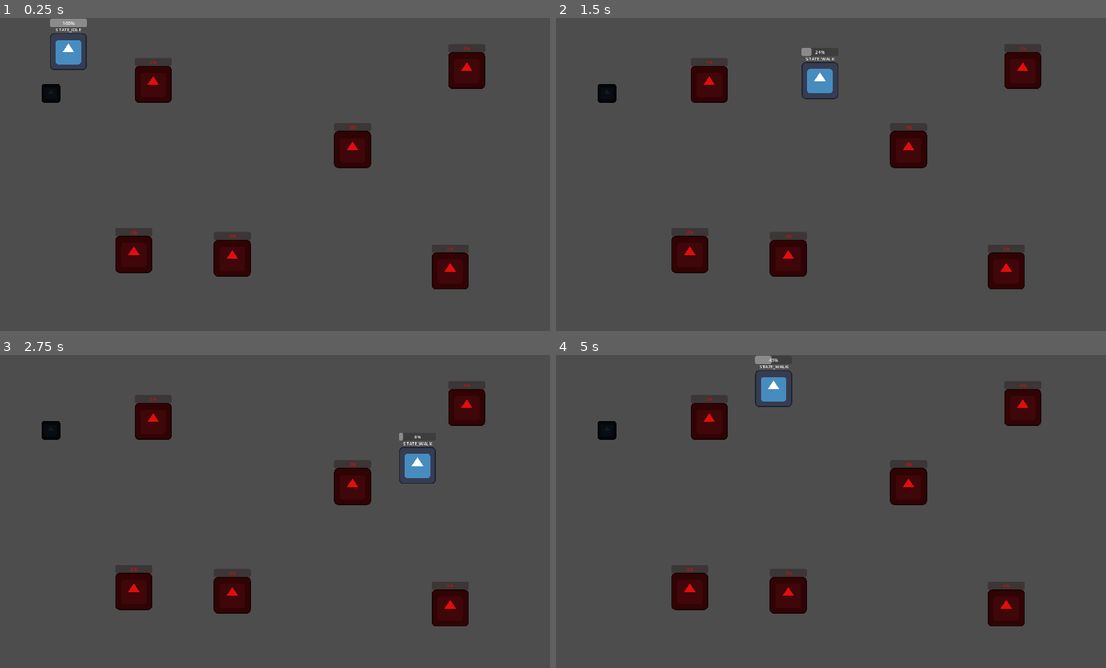
Above: before the commit, frames 1-4 (two rows, left to right).
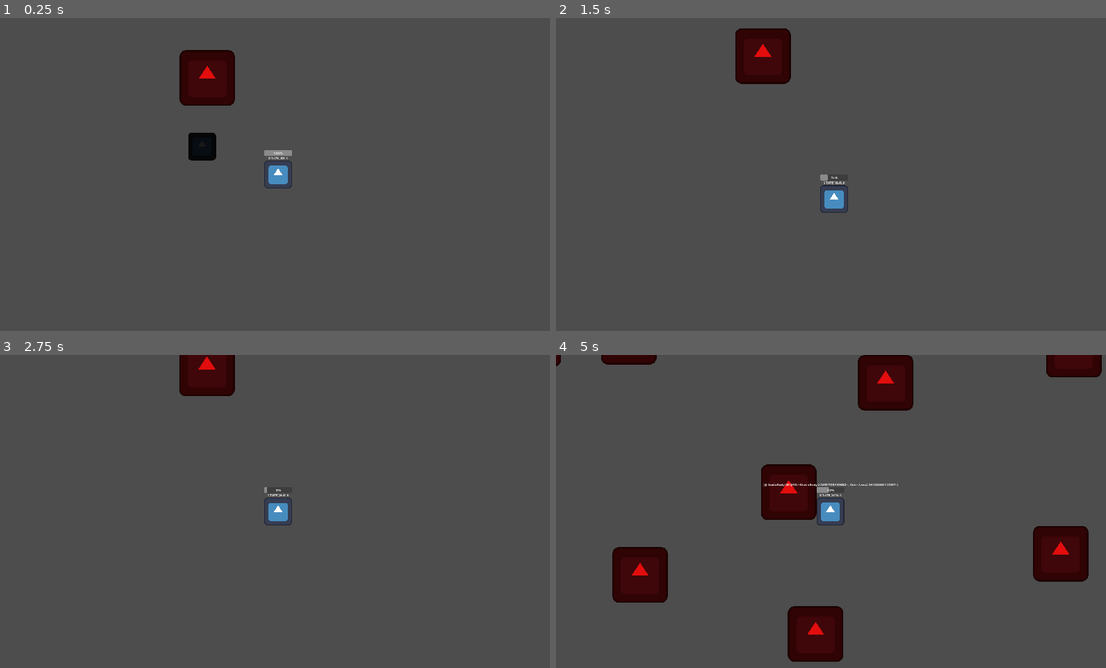
Above: after the commit, the same moments.

Repository: cjPoledo/game-willow
Game: Godot game, scene res://levels/main_level.tscn
Same seed, same stepped clock (60 frames per second), same inputs: the game is played once before the commit and once after it. Before the commit the project starts from res://test_scene.tscn. The engine's default icon, where the game draws it, is replaced by a stand-in: a white triangle on a blue panel in a dark square.
Inputs (mouse positions are in pixels of both pictures, inside the frame that each line leads up to):
- Up to frame 1 (0.25 s): no input
- Up to frame 2 (1.5 s): move the mouse to (957, 158) at 0.52 s; hold D (right) 0.53-1.28 s; hold Shift (run) 0.53-1.28 s; click (957, 158) at 0.6 s; move the mouse to (721, 190) at 1.27 s; hold S (down) from 1.28 s (still down); tap Shift (run) at 1.35 s
- Up to frame 3 (2.75 s): click (165, 527) at 1.55 s; move the mouse to (335, 442) at 2.02 s; release S (down) at 2.03 s; hold D (right) from 2.03 s (still down); hold Shift (run) from 2.03 s (still down); click (335, 442) at 2.1 s
- Up to frame 4 (5 s): move the mouse to (809, 574) at 2.77 s; release D (right) at 2.78 s; release Shift (run) at 2.78 s; hold W (up) 2.78-3.53 s; tap Shift (run) at 2.85, 4.35 s; click (809, 574) at 3.05 s; move the mouse to (1001, 558) at 3.52 s; hold Shift (run) 3.53-4.28 s; hold A (left) from 3.53 s (still down); click (1001, 558) at 3.6 s; move the mouse to (666, 464) at 4.27 s; click (666, 464) at 4.55 s

The runs differ from the first frame. In frame 1, 8.2% of the frame differs, in the area x 7-89%, y 0-87%; in frame 2, 7.6%; in frame 3, 7.1%; in frame 4, 16%, in the area x 0-100%, y 0-98%.

Commit message:
added gameplay loop prototype and some assets

Diff:
--- a/entities/cat.gd
+++ b/entities/cat.gd
@@ -1,19 +1,61 @@
 extends Area2D
 
-var player = null
+@export var speed := 800
 
-func interact(value):
-	print("you win")
-	player.set_can_interact(false, null)
-	$CollisionShape2D.disabled = true
+@onready var nav := $NavigationAgent2D
+
+var can_be_picked = false
+var mouse_hovered = false
+var finished = true
+var hide_spots := []
+var last_hide_spot: Node2D = null
+
+func start_movement():
+	pick_new_target()
+
+func _input(event):
+	if Input.is_action_just_pressed("interact") \
+	and can_be_picked and mouse_hovered:
+		print("you win")
+		finished = true
+		$CollisionShape2D.disabled = true
+
+func _physics_process(delta):
+	if not finished:
+		var direction = (nav.get_next_path_position() - position).normalized()
+		translate(direction * speed * delta)
+
+func _on_mouse_entered():
+	mouse_hovered = true
+
+
+func _on_mouse_exited():
+	mouse_hovered = false
+
+func set_can_be_picked(value):
+	can_be_picked = value
+
+
+func pick_new_target():
+	if last_hide_spot:
+		last_hide_spot.cat = null
+	if not hide_spots.is_empty():
+		var new_target = hide_spots.pick_random()
+		while nav.target_position.distance_squared_to(new_target) <= 200:
+			new_target = hide_spots.pick_random()
+		nav.target_position = new_target + Vector2(randi_range(-10, 10), randi_range(-10, 10)) # to randomize which side the cat enters
+		finished = false
+		visible = true
+
+
+func _on_navigation_agent_2d_navigation_finished():
+	finished = true
+	visible = false
+	position = last_hide_spot.position + Vector2(randi_range(-50, 50), randi_range(-50, 50))
+
 
 func _on_body_entered(body):
-	if body.name == "Player":
-		body.set_can_interact(true, self)
-		player = body
-
-
-func _on_body_exited(body):
-	if body.name == "Player":
-		body.set_can_interact(false, null)
-		player = null
+	if body.is_in_group("hide_spot"):
+		last_hide_spot = body
+		body.cat = self
+		body.cat_stay = randf_range(0, 3)
--- a/entities/cat.tscn
+++ b/entities/cat.tscn
@@ -6,7 +6,7 @@
 [sub_resource type="CircleShape2D" id="CircleShape2D_uhytg"]
 radius = 32.0
 
-[node name="Cat" type="Area2D"]
+[node name="Cat" type="Area2D" groups=["cat"]]
 collision_layer = 2
 collision_mask = 5
 script = ExtResource("1_7tite")
@@ -19,5 +19,9 @@
 [node name="CollisionShape2D" type="CollisionShape2D" parent="."]
 shape = SubResource("CircleShape2D_uhytg")
 
+[node name="NavigationAgent2D" type="NavigationAgent2D" parent="."]
+
 [connection signal="body_entered" from="." to="." method="_on_body_entered"]
-[connection signal="body_exited" from="." to="." method="_on_body_exited"]
+[connection signal="mouse_entered" from="." to="." method="_on_mouse_entered"]
+[connection signal="mouse_exited" from="." to="." method="_on_mouse_exited"]
+[connection signal="navigation_finished" from="NavigationAgent2D" to="." method="_on_navigation_agent_2d_navigation_finished"]
--- a/entities/hide_spot.gd
+++ b/entities/hide_spot.gd
@@ -1,38 +1,58 @@
-extends Area2D
+extends StaticBody2D
 
 const RED = Color(0.89, 0.0534, 0.0534, 1)
+const LRED = Color(0.94, 0.145, 0.056, 1)
 const GREEN = Color(0.2079, 0.77, 0.2266, 1)
 
+@onready var anim_player = $AnimationPlayer
+
 var elapsed_time = 0
+var can_be_picked = false
+var mouse_hovered = false
 var interacting = false
-var player = null
+var cat: Node2D = null
+var cat_stay := 3
 
 # Called when the node enters the scene tree for the first time.
 func _ready():
 	$Sprite2D.modulate = RED
 
-func _physics_process(delta):
-	if interacting:
-		elapsed_time += delta
-		$Sprite2D/ProgressBar.value = snapped(elapsed_time, 0.01)
-
-func interact(value):
-	interacting = value
-
-func _on_progress_bar_value_changed(value):
-	if value == $Sprite2D/ProgressBar.max_value:
-		$Sprite2D.modulate = GREEN
-		player.set_can_interact(false, null)
-		$CollisionShape2D.disabled = true
+func _input(event):
+	if Input.is_action_just_pressed("interact") \
+	and can_be_picked and mouse_hovered:
+		interacting = true
+		anim_player.play("interacted")
 
 
-func _on_body_entered(body):
-	if body.name == "Player":
-		body.set_can_interact(true, self)
-		player = body
+func _physics_process(delta):
+	if can_be_picked and interacting:
+		if cat:
+			if cat_stay < elapsed_time:
+				cat.pick_new_target()
+				elapsed_time = 0
+			else:
+				elapsed_time += delta
+		else:
+			elapsed_time = 0
+	else:
+		if anim_player.is_playing():
+			anim_player.stop()
+		interacting = false
+		if not cat:
+			elapsed_time = 0
 
 
-func _on_body_exited(body):
-	if body.name == "Player":
-		body.set_can_interact(false, null)
-		player = null
+func _on_mouse_entered():
+	mouse_hovered = true
+	if can_be_picked:
+		$Sprite2D.modulate = LRED
+
+
+func _on_mouse_exited():
+	mouse_hovered = false
+	$Sprite2D.modulate = RED
+
+func set_can_be_picked(value):
+	can_be_picked = value
+	if mouse_hovered:
+		$Sprite2D.modulate = LRED
--- a/entities/hide_spot.tscn
+++ b/entities/hide_spot.tscn
@@ -6,27 +6,48 @@
 [sub_resource type="RectangleShape2D" id="RectangleShape2D_y8oce"]
 size = Vector2(128, 126)
 
-[node name="HideSpot" type="Area2D"]
+[sub_resource type="Animation" id="Animation_ehlpb"]
+resource_name = "interacted"
+length = 0.6
+loop_mode = 1
+tracks/0/type = "value"
+tracks/0/imported = false
+tracks/0/enabled = true
+tracks/0/path = NodePath("Sprite2D:scale")
+tracks/0/interp = 2
+tracks/0/loop_wrap = true
+tracks/0/keys = {
+"times": PackedFloat32Array(0, 0.3, 0.6),
+"transitions": PackedFloat32Array(1, 1, 1),
+"update": 0,
+"values": [Vector2(1, 1), Vector2(0.9, 0.9), Vector2(1, 1)]
+}
+
+[sub_resource type="AnimationLibrary" id="AnimationLibrary_ivdnr"]
+_data = {
+"interacted": SubResource("Animation_ehlpb")
+}
+
+[node name="HideSpot" type="StaticBody2D" groups=["hide_spot"]]
 collision_layer = 4
 collision_mask = 3
+input_pickable = true
 script = ExtResource("1_ug8k7")
 
 [node name="Sprite2D" type="Sprite2D" parent="."]
 texture = ExtResource("1_n60dk")
 
-[node name="ProgressBar" type="ProgressBar" parent="Sprite2D"]
-anchors_preset = 10
-anchor_right = 1.0
-offset_left = -64.0
-offset_top = -91.0
-offset_right = -64.0
-offset_bottom = -64.0
-grow_horizontal = 2
-max_value = 3.0
-
 [node name="CollisionShape2D" type="CollisionShape2D" parent="."]
 shape = SubResource("RectangleShape2D_y8oce")
 
-[connection signal="body_entered" from="." to="." method="_on_body_entered"]
-[connection signal="body_exited" from="." to="." method="_on_body_exited"]
-[connection signal="value_changed" from="Sprite2D/ProgressBar" to="." method="_on_progress_bar_value_changed"]
+[node name="AnimationPlayer" type="AnimationPlayer" parent="."]
+libraries = {
+"": SubResource("AnimationLibrary_ivdnr")
+}
+
+[node name="Label" type="Label" parent="."]
+offset_right = 40.0
+offset_bottom = 23.0
+
+[connection signal="mouse_entered" from="." to="." method="_on_mouse_entered"]
+[connection signal="mouse_exited" from="." to="." method="_on_mouse_exited"]
--- a/entities/player.gd
+++ b/entities/player.gd
@@ -1,30 +1,26 @@
 extends CharacterBody2D
 
-@export var speed = 300
-@export var run_speed = 900
+@export var speed = 500
+@export var run_speed = 1000
 @export var max_stam = 100
 @export var stam_consumption = 100
 @export var stam_regen = 50
 
 var curr_stam = max_stam
 var exhausted = false # for preventing running immediately after stam is 0
-var interact_lock = false # for preventing movement when just interacted
-var can_interact = false
-var interacted_object = null
+var interactables = []
 
 # states
 enum {
 	STATE_IDLE,
 	STATE_WALK,
-	STATE_RUN,
-	STATE_INTERACT
+	STATE_RUN
 }
 # debugging purposes, delete later
 enum states {
 	STATE_IDLE,
 	STATE_WALK,
-	STATE_RUN,
-	STATE_INTERACT
+	STATE_RUN
 }
 var curr_state = STATE_IDLE
 
@@ -33,9 +29,6 @@
 		STATE_IDLE:
 			if Input.is_action_just_released("run"):
 				exhausted = false
-			if Input.is_action_just_pressed("interact") and can_interact:
-				transition_state(STATE_INTERACT)
-				return # to not execute the code below
 			var input_dir = Input.get_vector("left", "right", "up", "down")
 			if input_dir != Vector2.ZERO:
 				if Input.is_action_pressed("run") and curr_stam > 0 and not exhausted:
@@ -47,9 +40,6 @@
 		STATE_WALK:
 			if Input.is_action_just_released("run"):
 				exhausted = false
-			if Input.is_action_just_pressed("interact") and can_interact:
-				transition_state(STATE_INTERACT)
-				return # to not execute the code below
 			var input_dir = Input.get_vector("left", "right", "up", "down")
 			if input_dir != Vector2.ZERO:
 				if Input.is_action_pressed("run") and curr_stam > 0 and not exhausted:
@@ -61,9 +51,6 @@
 			# idle state if no key pressed
 			transition_state(STATE_IDLE)
 		STATE_RUN:
-			if Input.is_action_just_pressed("interact") and can_interact:
-				transition_state(STATE_INTERACT)
-				return # to not execute the code below
 			var input_dir = Input.get_vector("left", "right", "up", "down")
 			if input_dir != Vector2.ZERO:
 				if Input.is_action_pressed("run") and curr_stam > 0:
@@ -74,24 +61,6 @@
 				return # return to not transition to idle
 			# idle state if no key pressed
 			transition_state(STATE_IDLE)
-		STATE_INTERACT:
-			if not can_interact:
-				transition_state(STATE_IDLE)
-				return
-			if interact_lock and Input.is_action_just_pressed("up") \
-				or Input.is_action_just_pressed("down") \
-				or Input.is_action_just_pressed("left") \
-				or Input.is_action_just_pressed("right"):
-				interact_lock = false
-			if not interact_lock:
-				var input_dir = Input.get_vector("left", "right", "up", "down")
-				if input_dir != Vector2.ZERO:
-					if Input.is_action_pressed("run") and curr_stam > 0:
-						velocity = input_dir * run_speed
-						transition_state(STATE_RUN)
-					else:
-						velocity = input_dir * speed
-						transition_state(STATE_WALK)
 
 func _physics_process(delta):
 	handle_input()
@@ -104,8 +73,6 @@
 		STATE_RUN:
 			curr_stam -= stam_consumption * delta
 			move_and_slide()
-		STATE_INTERACT:
-			curr_stam += stam_regen * delta
 	curr_stam = clamp(snapped(curr_stam, 0.01), 0, max_stam)
 
 	$Sprite2D/Label.text = str(states.keys()[curr_state])
@@ -121,9 +88,6 @@
 		STATE_RUN:
 			if curr_stam == 0:
 				exhausted = true
-		STATE_INTERACT:
-			if can_interact:
-				interacted_object.interact(false)
 
 	# enter
 	match state_to:
@@ -133,17 +97,43 @@
 			pass
 		STATE_RUN:
 			pass
-		STATE_INTERACT:
-			interacted_object.interact(true)
-			interact_lock = true
 	curr_state = state_to
-
-func set_can_interact(value, object):
-	can_interact = value
-	$Sprite2D/Label2.visible = value
-	interacted_object = object
 
 
 func _on_progress_bar_value_changed(value):
 	if value == $Sprite2D/ProgressBar.max_value:
 		exhausted = false
+
+
+func _on_scan_area_area_entered(area):
+	if area.is_in_group("cat"):
+		interactables.append(area)
+		area.set_can_be_picked(true)
+		$Sprite2D/Label2.visible = true
+		$Sprite2D/Label2.text = str(interactables)
+
+
+func _on_scan_area_area_exited(area):
+	if area.is_in_group("cat"):
+		interactables.erase(area)
+		area.set_can_be_picked(false)
+		$Sprite2D/Label2.text = str(interactables)
+		if interactables.is_empty():
+			$Sprite2D/Label2.visible = false
+
+
+func _on_scan_area_body_entered(body):
+	if body.is_in_group("hide_spot"):
+		interactables.append(body)
+		body.set_can_be_picked(true)
+		$Sprite2D/Label2.visible = true
+		$Sprite2D/Label2.text = str(interactables)
+
+
+func _on_scan_area_body_exited(body: Node2D):
+	if body.is_in_group("hide_spot"):
+		interactables.erase(body)
+		body.set_can_be_picked(false)
+		$Sprite2D/Label2.text = str(interactables)
+		if interactables.is_empty():
+			$Sprite2D/Label2.visible = false
--- a/entities/player.tscn
+++ b/entities/player.tscn
@@ -1,10 +1,13 @@
-[gd_scene load_steps=4 format=3 uid="uid://bfm304rxqx24q"]
+[gd_scene load_steps=5 format=3 uid="uid://bfm304rxqx24q"]
 
 [ext_resource type="Script" path="res://entities/player.gd" id="1_6nvth"]
 [ext_resource type="Texture2D" uid="uid://djihwxddyt0j6" path="res://icon.svg" id="1_sxtih"]
 
 [sub_resource type="CircleShape2D" id="CircleShape2D_jc1wd"]
-radius = 63.1269
+radius = 32.0
+
+[sub_resource type="CircleShape2D" id="CircleShape2D_ktv7d"]
+radius = 64.0
 
 [node name="Player" type="CharacterBody2D"]
 collision_mask = 14
@@ -12,6 +15,7 @@
 script = ExtResource("1_6nvth")
 
 [node name="Sprite2D" type="Sprite2D" parent="."]
+scale = Vector2(0.5, 0.5)
 texture = ExtResource("1_sxtih")
 
 [node name="Label" type="Label" parent="Sprite2D"]
@@ -51,4 +55,19 @@
 [node name="CollisionShape2D" type="CollisionShape2D" parent="."]
 shape = SubResource("CircleShape2D_jc1wd")
 
+[node name="ScanArea" type="Area2D" parent="."]
+collision_layer = 16
+collision_mask = 6
+
+[node name="CollisionShape2D" type="CollisionShape2D" parent="ScanArea"]
+shape = SubResource("CircleShape2D_ktv7d")
+
+[node name="Camera2D" type="Camera2D" parent="."]
+zoom = Vector2(1.5, 1.5)
+position_smoothing_enabled = true
+
 [connection signal="value_changed" from="Sprite2D/ProgressBar" to="." method="_on_progress_bar_value_changed"]
+[connection signal="area_entered" from="ScanArea" to="." method="_on_scan_area_area_entered"]
+[connection signal="area_exited" from="ScanArea" to="." method="_on_scan_area_area_exited"]
+[connection signal="body_entered" from="ScanArea" to="." method="_on_scan_area_body_entered"]
+[connection signal="body_exited" from="ScanArea" to="." method="_on_scan_area_body_exited"]
--- /dev/null
+++ b/levels/main_level.gd
@@ -0,0 +1,33 @@
+extends Node2D
+
+const ENDPOINT = Vector2(1920, 1080)
+
+@export var init_obstacles := 10
+@export var obs_safe_radius := 150
+
+@onready var nav_region := $NavigationRegion2D
+@onready var cat := $Cat
+
+var obstacles := []
+var obstacle_scene := preload("res://entities/hide_spot.tscn")
+
+func _ready():
+	for i in init_obstacles:
+		var obstacle_instance = obstacle_scene.instantiate()
+
+		var looking_for_pos = true
+		# check if obstacle is close to edge or other obstacles
+		while looking_for_pos:
+			obstacle_instance.position = Vector2(randi_range(obs_safe_radius, ENDPOINT.x - obs_safe_radius), \
+												 randi_range(obs_safe_radius, ENDPOINT.y - obs_safe_radius))
+			looking_for_pos = false
+			for obs in obstacles:
+				if obstacle_instance.position.distance_to(obs.position) < obs_safe_radius:
+					looking_for_pos = true
+					break
+
+		obstacles.append(obstacle_instance)
+		nav_region.add_child(obstacle_instance)
+		cat.hide_spots.append(obstacle_instance.position)
+	nav_region.bake_navigation_polygon()
+	cat.start_movement()
--- /dev/null
+++ b/levels/main_level.tscn
@@ -0,0 +1,63 @@
+[gd_scene load_steps=7 format=3 uid="uid://ctcxs23udrkq2"]
+
+[ext_resource type="Script" path="res://levels/main_level.gd" id="1_xq1nc"]
+[ext_resource type="PackedScene" uid="uid://3pn3hiqsf15c" path="res://entities/cat.tscn" id="2_my8we"]
+[ext_resource type="PackedScene" uid="uid://bfm304rxqx24q" path="res://entities/player.tscn" id="3_hvy1r"]
+
+[sub_resource type="NavigationPolygon" id="NavigationPolygon_oywbk"]
+outlines = Array[PackedVector2Array]([PackedVector2Array(0, 0, 1920, 0, 1920, 1080, 0, 1080)])
+source_geometry_group_name = &"navigation_polygon_source_group"
+
+[sub_resource type="RectangleShape2D" id="RectangleShape2D_4nger"]
+size = Vector2(20, 1080)
+
+[sub_resource type="RectangleShape2D" id="RectangleShape2D_4bvbf"]
+size = Vector2(1920, 20)
+
+[node name="MainLevel" type="Node2D"]
+script = ExtResource("1_xq1nc")
+
+[node name="NavigationRegion2D" type="NavigationRegion2D" parent="."]
+navigation_polygon = SubResource("NavigationPolygon_oywbk")
+
+[node name="LBorder" type="StaticBody2D" parent="NavigationRegion2D"]
+position = Vector2(0, 540)
+collision_layer = 8
+collision_mask = 3
+metadata/_edit_group_ = true
+
+[node name="CollisionShape2D" type="CollisionShape2D" parent="NavigationRegion2D/LBorder"]
+shape = SubResource("RectangleShape2D_4nger")
+
+[node name="RBorder" type="StaticBody2D" parent="NavigationRegion2D"]
+position = Vector2(1920, 540)
+collision_layer = 8
+collision_mask = 3
+metadata/_edit_group_ = true
+
+[node name="CollisionShape2D" type="CollisionShape2D" parent="NavigationRegion2D/RBorder"]
+shape = SubResource("RectangleShape2D_4nger")
+
+[node name="TBorder" type="StaticBody2D" parent="NavigationRegion2D"]
+position = Vector2(960, 0)
+collision_layer = 8
+collision_mask = 3
+metadata/_edit_group_ = true
+
+[node name="CollisionShape2D" type="CollisionShape2D" parent="NavigationRegion2D/TBorder"]
+shape = SubResource("RectangleShape2D_4bvbf")
+
+[node name="BBorder" type="StaticBody2D" parent="NavigationRegion2D"]
+position = Vector2(960, 1080)
+collision_layer = 8
+collision_mask = 3
+metadata/_edit_group_ = true
+
+[node name="CollisionShape2D" type="CollisionShape2D" parent="NavigationRegion2D/BBorder"]
+shape = SubResource("RectangleShape2D_4bvbf")
+
+[node name="Cat" parent="." instance=ExtResource("2_my8we")]
+position = Vector2(1877, 931)
+
+[node name="Player" parent="." instance=ExtResource("3_hvy1r")]
+position = Vector2(1877, 931)
--- a/project.godot
+++ b/project.godot
@@ -11,7 +11,7 @@
 [application]
 
 config/name="game-willow"
-run/main_scene="res://test_scene.tscn"
+run/main_scene="res://levels/main_level.tscn"
 config/features=PackedStringArray("4.2", "GL Compatibility")
 config/icon="res://icon.svg"
 
@@ -73,6 +73,8 @@
 2d_physics/layer_2="cat"
 2d_physics/layer_3="obstacles"
 2d_physics/layer_4="border"
+2d_physics/layer_5="player_scan"
+2d_physics/layer_6="obstacle_overlap_scan"
 
 [rendering]
 
--- a/test_scene.tscn
+++ b/test_scene.tscn
@@ -1,8 +1,14 @@
-[gd_scene load_steps=6 format=3 uid="uid://dl8gj0fo2wvu5"]
+[gd_scene load_steps=7 format=3 uid="uid://dl8gj0fo2wvu5"]
 
 [ext_resource type="PackedScene" uid="uid://bfm304rxqx24q" path="res://entities/player.tscn" id="1_66hte"]
 [ext_resource type="PackedScene" uid="uid://bgahk4af8jwg7" path="res://entities/hide_spot.tscn" id="2_t25tu"]
 [ext_resource type="PackedScene" uid="uid://3pn3hiqsf15c" path="res://entities/cat.tscn" id="3_4yo52"]
+
+[sub_resource type="NavigationPolygon" id="NavigationPolygon_y2rmk"]
+vertices = PackedVector2Array(603, 302, 1537, 254, 1685, 254, 1291, 381, 1143, 381, 1628, 946, 1900, 1060, 20, 1060, 1480, 946, 876, 902, 1480, 800, 728, 902, 536, 889, 388, 889, 1685, 108, 1900, 20, 20, 20, 1537, 108, 1628, 800, 1291, 527, 388, 743, 1143, 527, 876, 756, 728, 756, 536, 743, 603, 156, 455, 156, 455, 302)
+polygons = Array[PackedInt32Array]([PackedInt32Array(0, 1, 2, 3, 4), PackedInt32Array(5, 6, 7, 8), PackedInt32Array(8, 7, 9, 10), PackedInt32Array(11, 9, 7), PackedInt32Array(12, 11, 7, 13), PackedInt32Array(2, 14, 15, 6), PackedInt32Array(16, 15, 14, 17), PackedInt32Array(2, 6, 5, 18), PackedInt32Array(19, 3, 2, 18, 10), PackedInt32Array(13, 7, 16, 20), PackedInt32Array(21, 19, 10, 9, 22), PackedInt32Array(23, 11, 12, 24, 0), PackedInt32Array(1, 0, 25, 17), PackedInt32Array(16, 17, 25, 26), PackedInt32Array(20, 16, 26, 27), PackedInt32Array(24, 20, 27, 0), PackedInt32Array(22, 23, 0, 4, 21)])
+outlines = Array[PackedVector2Array]([PackedVector2Array(0, 0, 1918, -2, 1921, 1074, -6, 1080)])
+source_geometry_group_name = &"navigation_polygon_source_group"
 
 [sub_resource type="RectangleShape2D" id="RectangleShape2D_1siok"]
 size = Vector2(20, 1080)
@@ -12,62 +18,65 @@
 
 [node name="TestScene" type="Node2D"]
 
-[node name="Player" parent="." instance=ExtResource("1_66hte")]
-position = Vector2(236, 116)
+[node name="NavigationRegion2D" type="NavigationRegion2D" parent="."]
+navigation_polygon = SubResource("NavigationPolygon_y2rmk")
 
-[node name="HideSpot" parent="." instance=ExtResource("2_t25tu")]
+[node name="HideSpot" parent="NavigationRegion2D" instance=ExtResource("2_t25tu")]
 position = Vector2(529, 229)
 
-[node name="HideSpot2" parent="." instance=ExtResource("2_t25tu")]
+[node name="HideSpot2" parent="NavigationRegion2D" instance=ExtResource("2_t25tu")]
 position = Vector2(462, 816)
 
-[node name="HideSpot6" parent="." instance=ExtResource("2_t25tu")]
+[node name="HideSpot6" parent="NavigationRegion2D" instance=ExtResource("2_t25tu")]
 position = Vector2(802, 829)
 
-[node name="HideSpot3" parent="." instance=ExtResource("2_t25tu")]
+[node name="HideSpot3" parent="NavigationRegion2D" instance=ExtResource("2_t25tu")]
 position = Vector2(1217, 454)
 
-[node name="HideSpot4" parent="." instance=ExtResource("2_t25tu")]
+[node name="HideSpot4" parent="NavigationRegion2D" instance=ExtResource("2_t25tu")]
 position = Vector2(1611, 181)
 
-[node name="HideSpot5" parent="." instance=ExtResource("2_t25tu")]
+[node name="HideSpot5" parent="NavigationRegion2D" instance=ExtResource("2_t25tu")]
 position = Vector2(1554, 873)
 
-[node name="Cat" parent="." instance=ExtResource("3_4yo52")]
-position = Vector2(176, 260)
-
-[node name="StaticBody2D" type="StaticBody2D" parent="."]
+[node name="StaticBody2D" type="StaticBody2D" parent="NavigationRegion2D"]
 position = Vector2(0, 540)
 collision_layer = 8
 collision_mask = 3
 metadata/_edit_group_ = true
 
-[node name="CollisionShape2D" type="CollisionShape2D" parent="StaticBody2D"]
+[node name="CollisionShape2D" type="CollisionShape2D" parent="NavigationRegion2D/StaticBody2D"]
 shape = SubResource("RectangleShape2D_1siok")
 
-[node name="StaticBody2D2" type="StaticBody2D" parent="."]
+[node name="StaticBody2D2" type="StaticBody2D" parent="NavigationRegion2D"]
 position = Vector2(1920, 540)
 collision_layer = 8
 collision_mask = 3
 metadata/_edit_group_ = true
 
-[node name="CollisionShape2D" type="CollisionShape2D" parent="StaticBody2D2"]
+[node name="CollisionShape2D" type="CollisionShape2D" parent="NavigationRegion2D/StaticBody2D2"]
 shape = SubResource("RectangleShape2D_1siok")
 
-[node name="StaticBody2D3" type="StaticBody2D" parent="."]
+[node name="StaticBody2D3" type="StaticBody2D" parent="NavigationRegion2D"]
 position = Vector2(960, 0)
 collision_layer = 8
 collision_mask = 3
 metadata/_edit_group_ = true
 
-[node name="CollisionShape2D" type="CollisionShape2D" parent="StaticBody2D3"]
+[node name="CollisionShape2D" type="CollisionShape2D" parent="NavigationRegion2D/StaticBody2D3"]
 shape = SubResource("RectangleShape2D_qxb63")
 
-[node name="StaticBody2D4" type="StaticBody2D" parent="."]
+[node name="StaticBody2D4" type="StaticBody2D" parent="NavigationRegion2D"]
 position = Vector2(960, 1080)
 collision_layer = 8
 collision_mask = 3
 metadata/_edit_group_ = true
 
-[node name="CollisionShape2D" type="CollisionShape2D" parent="StaticBody2D4"]
+[node name="CollisionShape2D" type="CollisionShape2D" parent="NavigationRegion2D/StaticBody2D4"]
 shape = SubResource("RectangleShape2D_qxb63")
+
+[node name="Player" parent="." instance=ExtResource("1_66hte")]
+position = Vector2(236, 116)
+
+[node name="Cat" parent="." instance=ExtResource("3_4yo52")]
+position = Vector2(176, 260)
Binary file added: assets/cat-Sheet.png
Binary file added: assets/cat.aseprite
Binary file added: assets/floor.aseprite
Binary file added: assets/floor.png
Binary file added: assets/obstacles.aseprite
Binary file added: assets/obstacles.png
Binary file added: assets/player-Sheet.png
Binary file added: assets/player.aseprite
Not shown: 1 places in entities/hide_spot.tscn that only renumber resources
